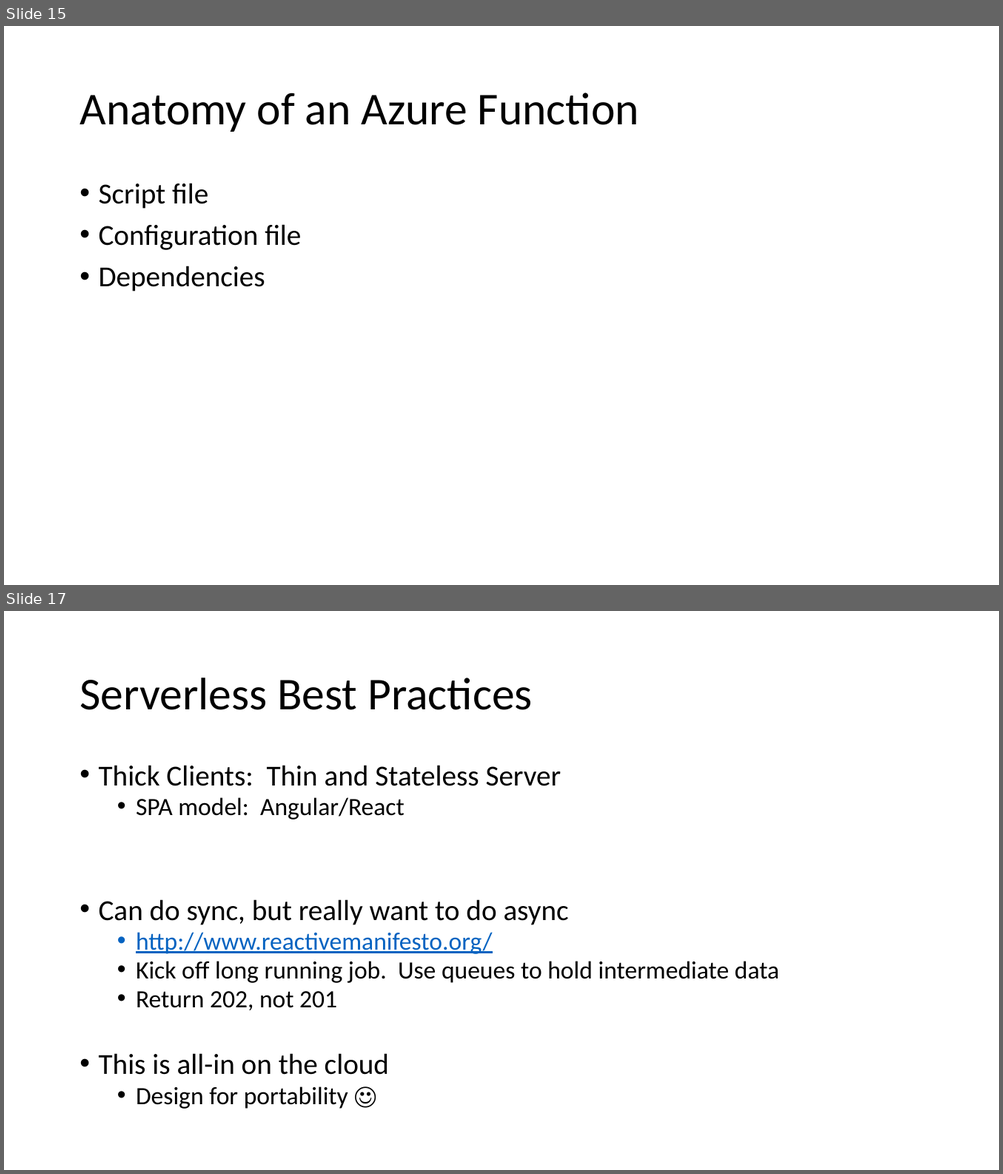
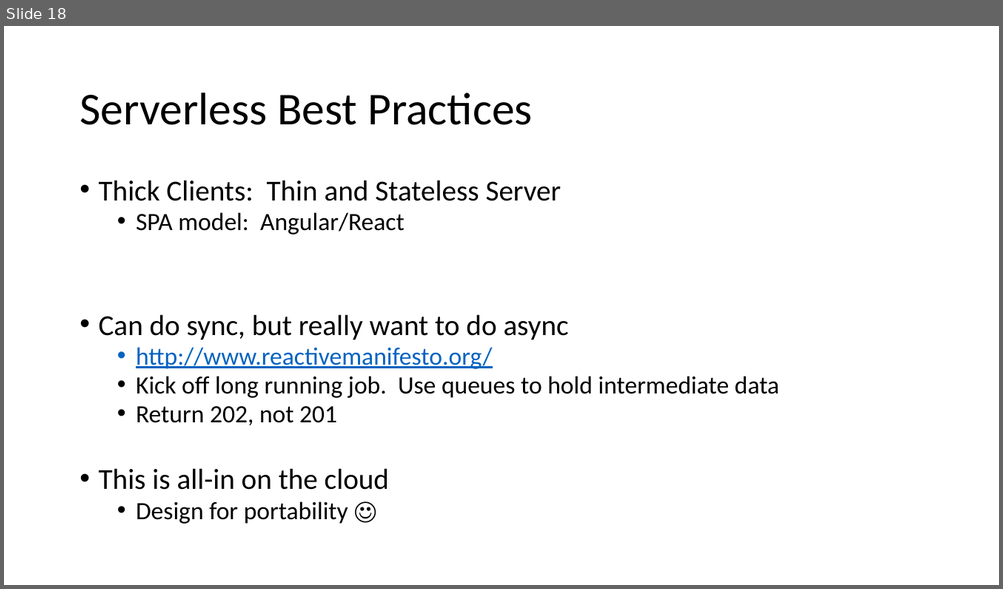
Before and after one commit to jamessdixon/Trinug.MainMeeting.March2017, a slide deck: Presentation/AzureFunctions.pptx. Shown one above the other, each under a label of ours: slides 15 and 17 before the commit, slide 18 after it; the slides between them are not shown. The pictures are 1003x1174 and 1003x589 pixels, drawn with LibreOffice and Linux fonts; fonts in the diff are those of the drawing. Boxes give left, top, right and bottom in pixels: in the first picture for what was removed or moved away, otherwise in the second. Text is boxed around its words. In the diff, an @@ line names an element or a change of style, - is before the commit and + after.

```diff
--- a/Presentation/AzureFunctions.pptx
+++ b/Presentation/AzureFunctions.pptx
@@ slide 15 removed at (4,26,999,585), background #FFFFFF @@
@@ title removed at (79,93,639,132) @@
-Anatomy of an Azure Function
@@ text removed at (99,183,301,292) @@
-• Script file
-• Configuration file
-• Dependencies
@@ what was slide 17 is now slide 18 @@
```
Also in this commit, not shown: 1 slide changed, 2 slides added, 42 other files.
